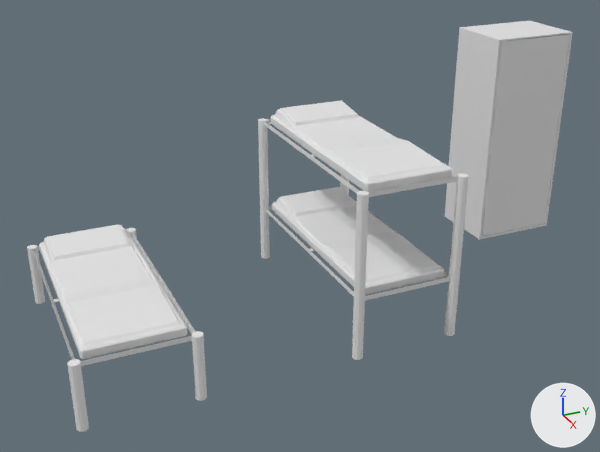
An edit to the glTF model assets/3D/glbs/interacterble/Interactables.glb, drawn before and after from the same camera.
Rendered twice from a 50 mm lens placed at (6.44, -4.41, 3.42), pointed at (0.93, -1.93, 0.66). Lighting does not change. The marker at lower right points along +X, +Y and +Z. The older version comes first. Where no turn or scale is listed for an object, it has been applied to the vertices. Vertices at exactly the same position are counted once.

Before the edit, the objects in view are built like this:
```python
me_framebed01 = bpy.data.meshes.new('FrameBed01')
me_framebed01.from_pydata(...)  # 259 vertices, 488 faces; spans x 0.06..1.94, y -0.44..0.44, z 0.5..1.0
me_framebed02 = bpy.data.meshes.new('FrameBed02')
me_framebed02.from_pydata(...)  # 438 vertices, 832 faces; spans x 0.06..1.94, y -0.44..0.44, z 0.5..1.8
me_futonbed01 = bpy.data.meshes.new('FutonBed01')
me_futonbed01.from_pydata(...)  # 208 vertices, 412 faces; spans x 0.14..1.85, y -0.35..0.35, z 0.97..1.12
me_futonbed02 = bpy.data.meshes.new('FutonBed02')
me_futonbed02.from_pydata(...)  # 416 vertices, 824 faces; spans x 0.14..1.85, y -0.35..0.35, z 0.97..1.92
me_lockerframe01 = bpy.data.meshes.new('LockerFrame01')
me_lockerframe01.from_pydata(...)  # 24 vertices, 44 faces; spans x 0.0..0.6, y -0.4..0.4, z 0.5..2.4
me_lockerlid01 = bpy.data.meshes.new('LockerLid01')
me_lockerlid01.from_pydata(...)  # 8 vertices, 12 faces; spans x 0.6, y -0.37..0.37, z 0.53..2.38
ob_framebed01 = bpy.data.objects.new('FrameBed01', me_framebed01)
ob_framebed01.location = (0.0, -3.5, -0.5)
ob_framebed02 = bpy.data.objects.new('FrameBed02', me_framebed02)
ob_framebed02.location = (0.0, -1.5, -0.5)
ob_futonbed01 = bpy.data.objects.new('FutonBed01', me_futonbed01)
ob_futonbed01.location = (0.0, -3.5, -0.5)
ob_futonbed02 = bpy.data.objects.new('FutonBed02', me_futonbed02)
ob_futonbed02.location = (0.0, -1.5, -0.5)
ob_lockerframe01 = bpy.data.objects.new('LockerFrame01', me_lockerframe01)
ob_lockerframe01.location = (0.0, 0.5, -0.5)
ob_lockerlid01 = bpy.data.objects.new('LockerLid01', me_lockerlid01)
ob_lockerlid01.location = (0.0, 0.5, -0.5)
```
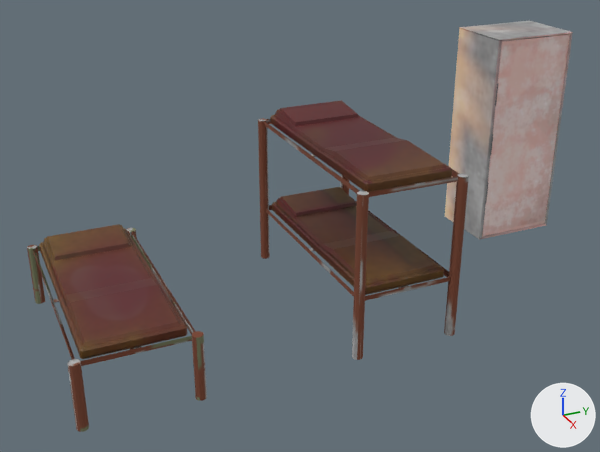
Pixel boxes (x1, y1, x2, y2) of what changed, in the pictures (600 x 452 px):
'FutonBed02', recoloured (darker): (270, 100, 452, 295) in both
'FutonBed01', recoloured, surface changed (white to brown): (39, 224, 187, 359) in both
'LockerLid01', recoloured, surface changed: (482, 34, 570, 236) in both
'LockerFrame01', recoloured, surface changed (darker): (445, 21, 573, 240) in both
'FrameBed02', recoloured: (258, 118, 469, 360) in both
'FrameBed01', recoloured: (27, 228, 207, 432) in both
'LockerHinge03', recoloured: (490, 134, 493, 155) in both

What the commit changed:
Picture 'LockerLid01Pixelize' (img_lockerlid01pixelize) is new.
Picture 'LockerHinger03Pixelize' (img_lockerhinger03pixelize) is new.
Picture 'LockerFrame01Pixelize' (img_lockerframe01pixelize) is new.
Picture 'FutonBed01.001' (img_futonbed01_001) is new.
Picture 'FutonBed01' (img_futonbed01) is new.
Picture 'FrameBed02Pixelize' (img_framebed02pixelize) is new.
Picture 'FrameBed01Pixelize' (img_framebed01pixelize) is new.
Material 'LockerLid01' (mat_lockerlid01) is new.
Its texture is img_lockerlid01pixelize.
Its roughness is 1.0.
Material 'LockerHinger03Pixelize' (mat_lockerhinger03pixelize) is new.
Its texture is img_lockerhinger03pixelize.
Its roughness is 1.0.
Material 'LockerFrame01' (mat_lockerframe01) is new.
Its texture is img_lockerframe01pixelize.
Its roughness is 1.0.
Material 'FutonBed02' (mat_futonbed02) is new.
Its texture is img_futonbed01_001.
Material 'FutonBed01' (mat_futonbed01) is new.
Its texture is img_futonbed01.
Material 'FrameBed02' (mat_framebed02) is new.
Its texture is img_framebed02pixelize.
Its roughness is 1.0.
Material 'FrameBed01' (mat_framebed01) is new.
Its texture is img_framebed01pixelize.
Its roughness is 1.0.
me_framebed01 has 259 vertices, 488 faces and spans x 0.06..1.94, y -0.44..0.44, z 0.5..1.0.
me_framebed01 gains material mat_framebed01 (picture img_framebed01pixelize).
me_framebed02 has 438 vertices, 832 faces and spans x 0.06..1.94, y -0.44..0.44, z 0.5..1.8.
me_framebed02 gains material mat_framebed02 (picture img_framebed02pixelize).
me_futonbed01 has 208 vertices, 412 faces and spans x 0.14..1.85, y -0.35..0.35, z 0.97..1.12.
me_futonbed01 is used by ob_futonbed01; location (0.0, -3.5, -0.5).
me_futonbed01 part 1: texture (UV) coordinates changed.
me_futonbed01 gains material mat_futonbed01 (picture img_futonbed01).
me_futonbed02 has 416 vertices, 824 faces and spans x 0.14..1.85, y -0.35..0.35, z 0.97..1.92.
me_futonbed02 gains material mat_futonbed02 (picture img_futonbed01_001).
me_lockerframe01 has 24 vertices, 44 faces and spans x 0.0..0.6, y -0.4..0.4, z 0.5..2.4.
me_lockerframe01 is used by ob_lockerframe01; location (0.0, 0.5, -0.5).
me_lockerframe01 part 2: texture (UV) coordinates of 44 of 44 faces, centred in x 0.0..0.6, y -0.4..0.4, z 0.5..2.4, changed; they spanned u 0.0..0.92, v 0.0..1.0 and now span u 0.0..0.9, v 0.0..1.0.
me_lockerframe01 gains material mat_lockerframe01 (picture img_lockerframe01pixelize).
me_lockerhinge03 has 64 vertices, 64 faces and spans x 0.603..0.612, y -0.379..-0.37, z 1.351..1.551.
me_lockerhinge03 gains material mat_lockerhinger03pixelize (picture img_lockerhinger03pixelize).
me_lockerlid01 has 8 vertices, 12 faces and spans x 0.6, y -0.37..0.37, z 0.53..2.38.
me_lockerlid01 is used by ob_lockerlid01; location (0.0, 0.5, -0.5).
me_lockerlid01 part 3: texture (UV) coordinates of 12 of 12 faces, centred in x 0.6, y -0.37..0.37, z 0.53..2.38, changed; they spanned u 0.0..0.2, v 0.0..1.0 and now span u 0.0..0.8, v 0.0..1.0.
me_lockerlid01 gains material mat_lockerlid01 (picture img_lockerlid01pixelize).
